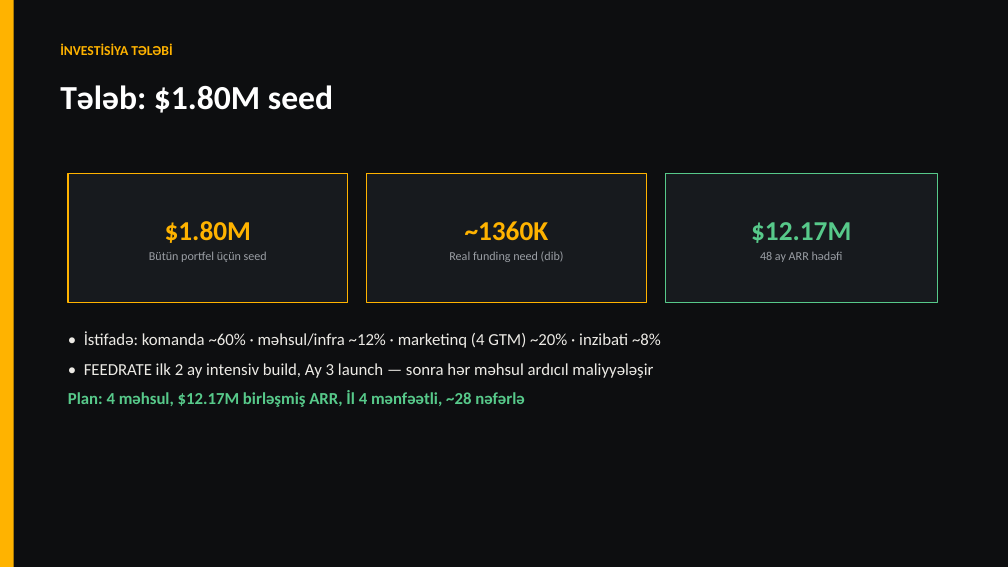
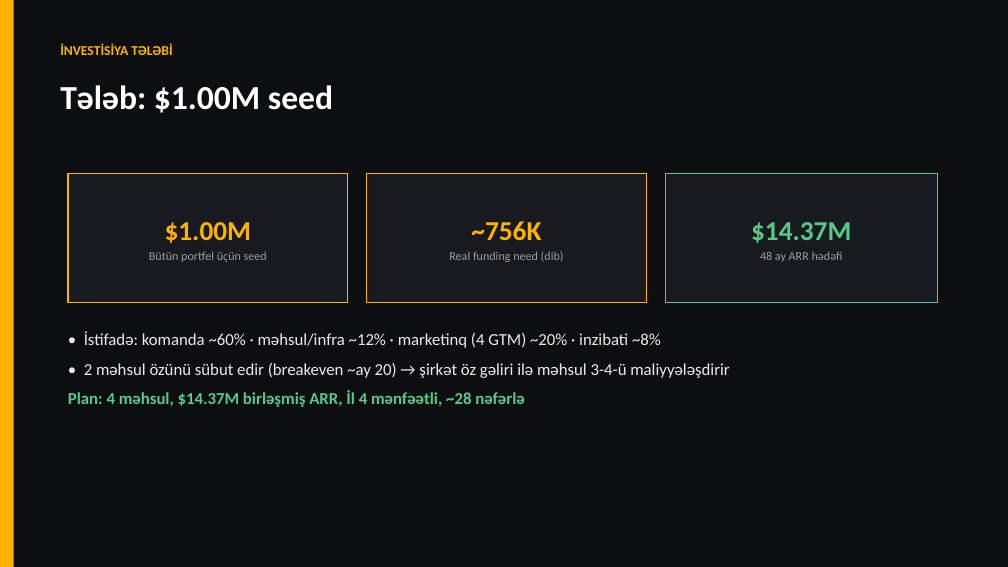
Before and after one commit to amilabbasov02/cnc-and-3d, a slide deck: slide 16 of KAYZEN-Portfel-Pitch-v2.pptx. Drawn at 1008x567 pixels with LibreOffice and Linux fonts; fonts in the diff are those of the drawing. Boxes give left, top, right and bottom in pixels: in the first picture for what was removed or moved away, otherwise in the second. Text is boxed around its words. In the diff, an @@ line names an element or a change of style, - is before the commit and + after.

```diff
--- a/KAYZEN-Portfel-Pitch-v2.pptx
+++ b/KAYZEN-Portfel-Pitch-v2.pptx
@@ text at bbox=[60, 85, 333, 113]: text changed @@
-Tələb: $1.80M seed
+Tələb: $1.00M seed
@@ text in rectangle at bbox=[165, 222, 251, 243]: text changed @@
-$1.80M
+$1.00M
@@ text in rectangle at bbox=[471, 221, 541, 241]: text changed @@
-~1360K
+~756K
@@ text in rectangle at bbox=[751, 222, 851, 243]: text changed @@
-$12.17M
+$14.37M
@@ text at bbox=[68, 363, 729, 407]: text changed @@
-• FEEDRATE ilk 2 ay intensiv build, Ay 3 launch — sonra hər məhsul ardıcıl maliyyələşir
-Plan: 4 məhsul, $12.17M birləşmiş ARR, İl 4 mənfəətli, ~28 nəfərlə
+• 2 məhsul özünü sübut edir (breakeven ~ay 20) → şirkət öz gəliri ilə məhsul 3-4-ü maliyyələşdirir
+Plan: 4 məhsul, $14.37M birləşmiş ARR, İl 4 mənfəətli, ~28 nəfərlə
```
Also in this commit, not shown: 11 other slides changed, 18 other files.
